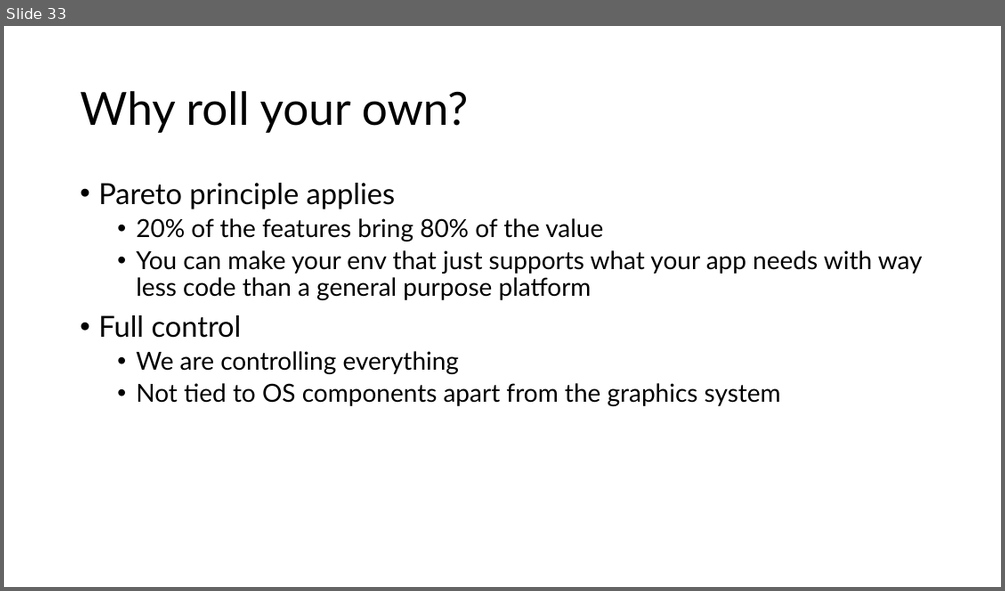
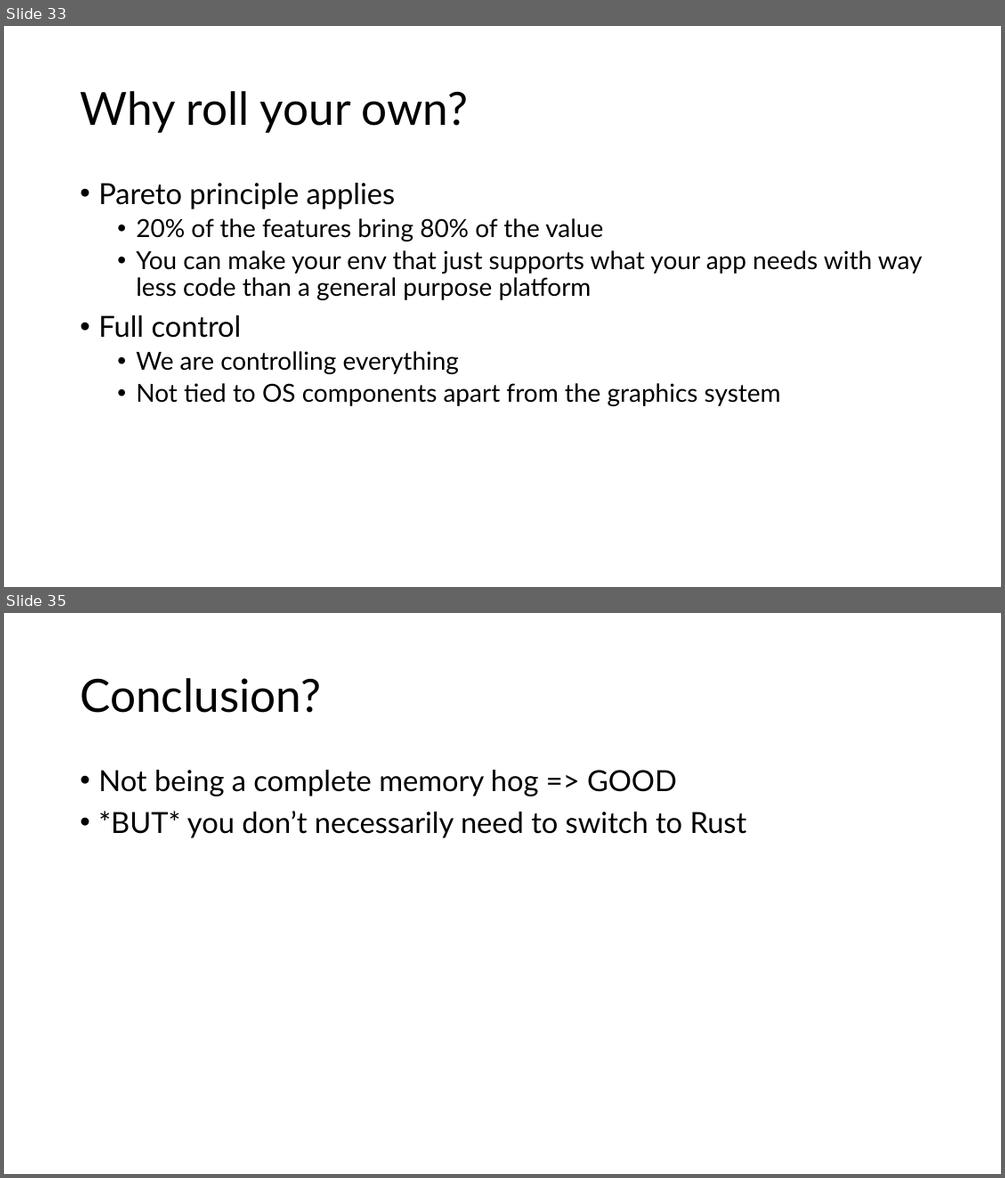
Before and after one commit to tatut/js_native_apps, a slide deck: helsinkijs-talk-2026-11.pptx. Shown one above the other, each under a label of ours: slide 33 before the commit, slides 33 and 35 after it; the slides between them are not shown. The pictures are 1005x591 and 1005x1178 pixels, drawn with LibreOffice and Linux fonts; fonts in the diff are those of the drawing. Boxes give left, top, right and bottom in pixels: in the first picture for what was removed or moved away, otherwise in the second. Text is boxed around its words. In the diff, an @@ line names an element or a change of style, - is before the commit and + after.

```diff
--- a/helsinkijs-talk-2026-11.pptx
+++ b/helsinkijs-talk-2026-11.pptx
@@ slide 35 added at <box>4,613,1001,1174</box>, background #FFFFFF @@
@@ title added at <box>80,678,321,713</box>, 44 pt, text #000000 @@
+Conclusion?
@@ text added at <box>98,770,747,838</box>, 28 pt, text #000000 @@
+• Not being a complete memory hog => GOOD
+• *BUT* you don’t necessarily need to switch to Rust
```
Also in this commit, not shown: 2 slides changed, 3 slides removed, 3 other files.
